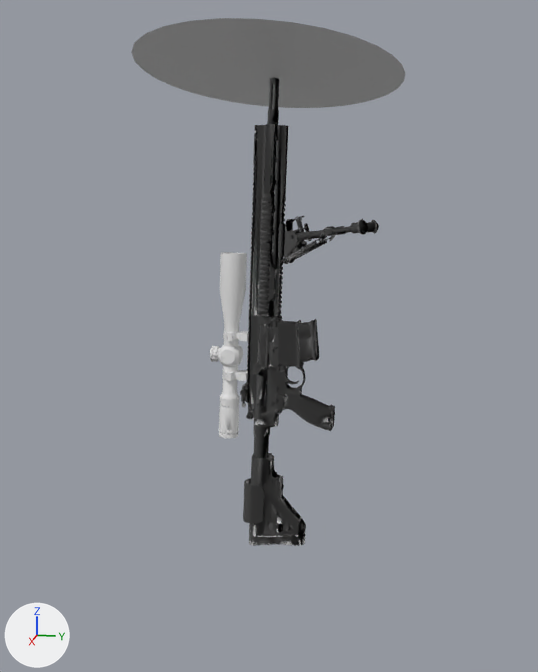
A saved change to the glTF model models/characters/weapons/HK-G28.glb.
The view is the same before and after, from a 50 mm lens placed at (20.59, 3.48, 6.57), pointed at (-0.85, -0.81, 1.21). Lighting does not change. The marker at lower left points along +X, +Y and +Z. The older version comes first. Materials are left out; every surface is plain grey. Where no turn or scale is listed for an object, it has been applied to the vertices.
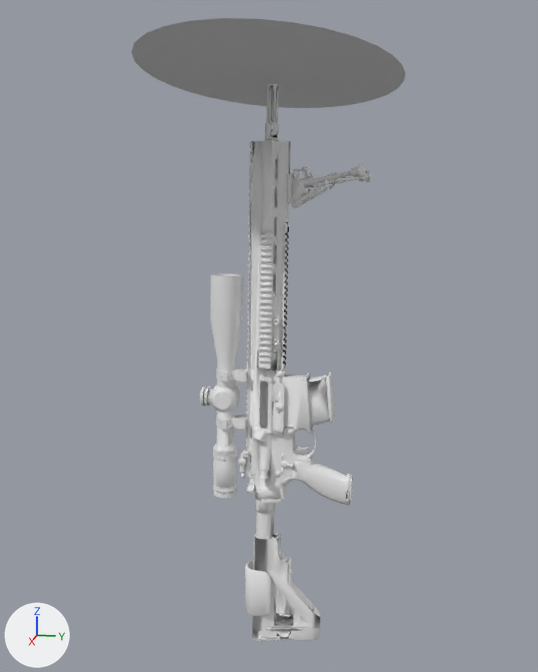
The newer file is also turned or shifted as a whole; pictures and numbers use the older file's frame.

Where the change shows, as pixel boxes (x1, y1, x2, y2) in the pictures (538 x 672 px):
'Mesh_5', added
    after: (238, 84, 353, 642)
'Mesh_2', deleted
    before: (240, 78, 335, 546)
'Mesh_5_3', added
    after: (200, 274, 248, 498)
'Mesh_2_6', deleted
    before: (210, 252, 249, 438)
'Mesh_2_2', deleted
    before: (278, 215, 379, 264)
'Mesh_5_2', added
    after: (287, 164, 371, 208)
'Mesh_5_1', added
    after: (307, 372, 335, 426)
'Mesh_2_3', deleted
    before: (298, 319, 319, 362)
'Mesh_2_4', deleted (mostly hidden)
    before: (258, 325, 266, 365)

What the commit changed:
Mesh me_mesh_3_1 is new.
It has 2716 vertices, 4163 faces and spans x -0.96..0.44, y -3.07..-1.65, z -0.43..6.25.
Mesh me_mesh_2_1 is new.
It has 2641 vertices, 3300 faces and spans x -2.14..0.55, y -0.58..1.65, z 8.12..9.36.
Mesh me_mesh_1_1 is new.
It has 718 vertices, 1040 faces and spans x -0.61..0.11, y -0.48..0.91, z 1.81..3.49.
Mesh me_mesh_0_1 is new.
It has 8574 vertices, 12388 faces and spans x -1.3..0.9, y -1.9..1.5, z -5.0..11.5.
Object 'Mesh_2' (ob_mesh_2) is deleted.
Object 'Mesh_2_2' (ob_mesh_2_2) is deleted.
Object 'Mesh_2_3' (ob_mesh_2_3) is deleted.
Object 'Mesh_2_4' (ob_mesh_2_4) is deleted.
Object 'Mesh_2_6' (ob_mesh_2_6) is deleted.
Object 'Mesh_5_3' (ob_mesh_5_3) is new; it shows me_mesh_3_1.
Its location is (0.3, 0.4, -3.08).
Object 'Mesh_5_2' (ob_mesh_5_2) is new; it shows me_mesh_2_1.
Its location is (0.3, 0.4, -3.08).
Object 'Mesh_5_1' (ob_mesh_5_1) is new; it shows me_mesh_1_1.
Its location is (0.3, 0.4, -3.08).
Object 'Mesh_5' (ob_mesh_5) is new; it shows me_mesh_0_1.
Its location is (0.3, 0.4, -3.08).
